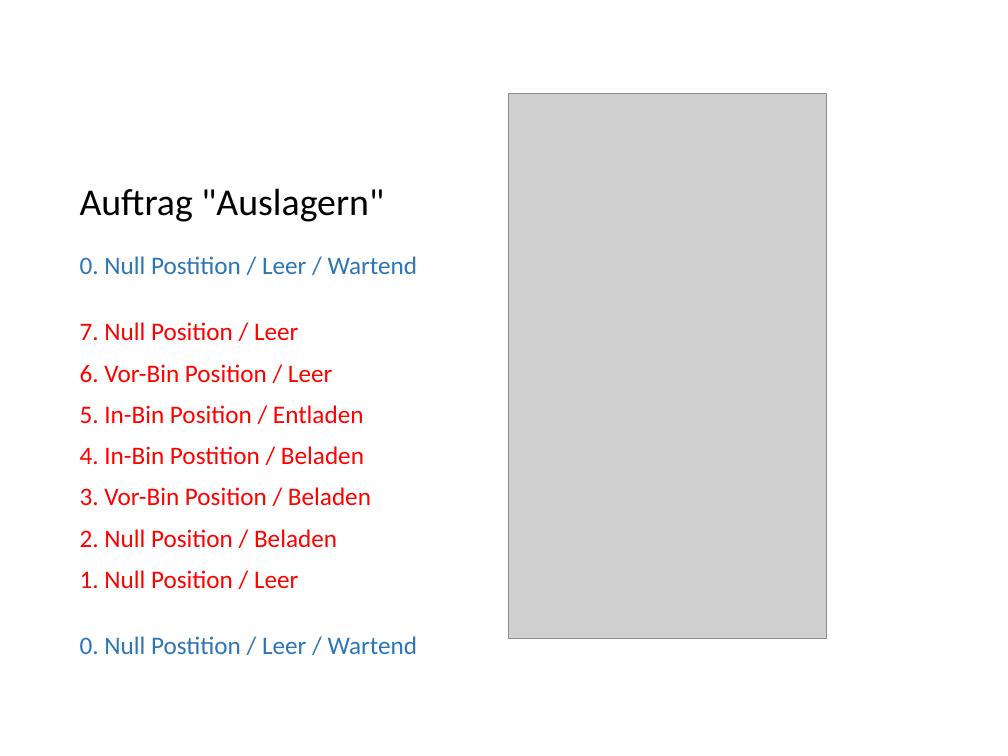
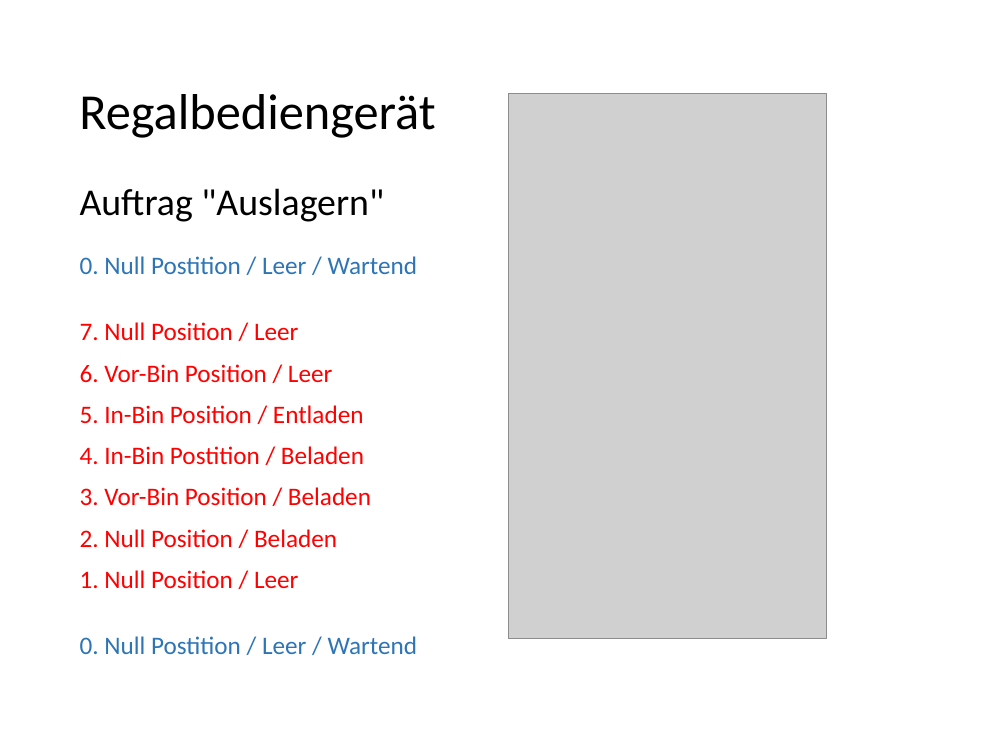
Before and after one commit to fabaff/high-rack-warehouse, a slide deck: slide 6 of docs/Praesentation.pptm (slide 5 before the commit). Drawn at 1008x756 pixels with LibreOffice and Linux fonts; fonts in the diff are those of the drawing; grey boxes stand for pictures; background and template pictures are left out. Boxes give left, top, right and bottom in pixels: in the first picture for what was removed or moved away, otherwise in the second. Text is boxed around its words. In the diff, an @@ line names an element or a change of style, - is before the commit and + after.

```diff
--- a/docs/Praesentation.pptm
+++ b/docs/Praesentation.pptm
@@ text added at bbox=[79, 94, 435, 138], 36 pt, text #000000 @@
+Regalbediengerät
```
Also in this commit, not shown: 1 other slide changed, 1 slide added, 17 other files.
